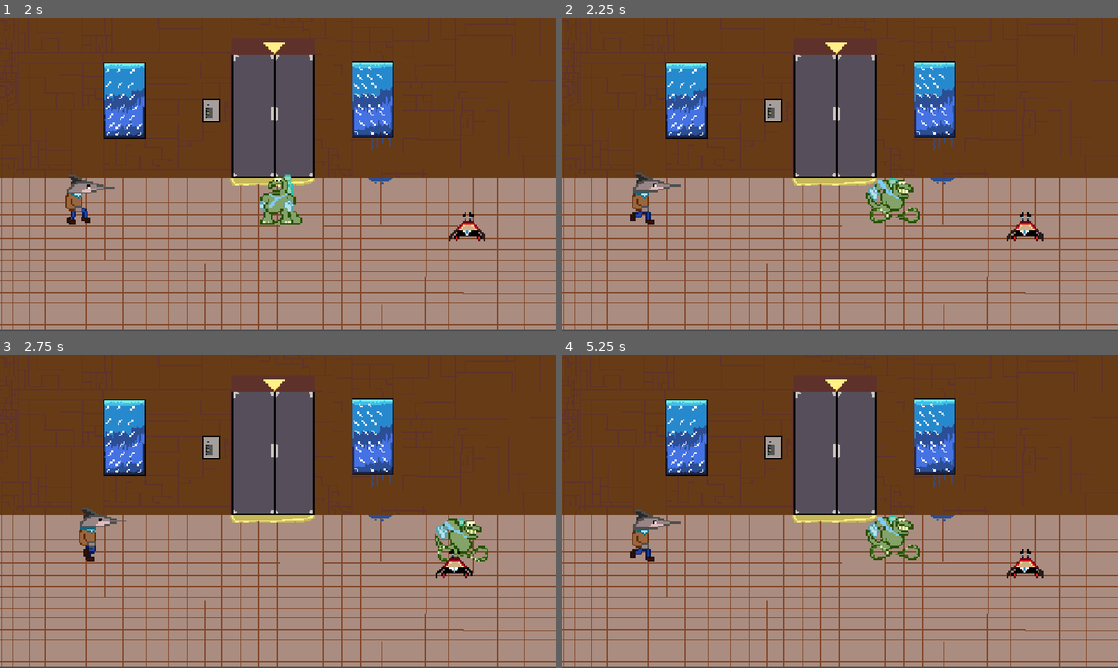
Above: before the commit, frames 1-4 (two rows, left to right).
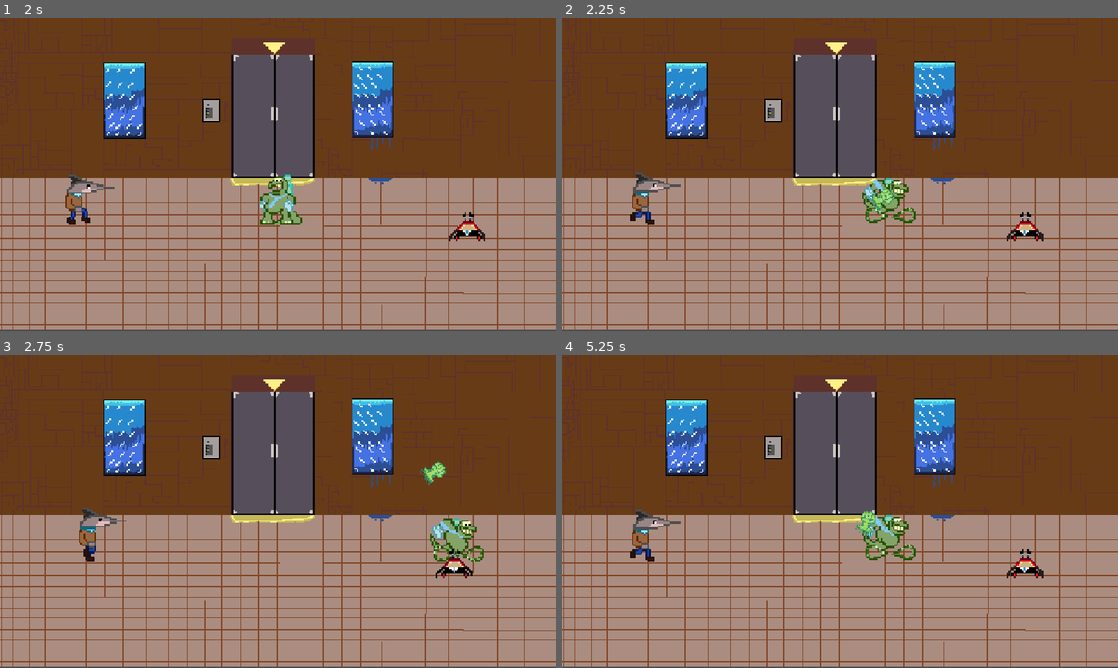
Above: after the commit, the same moments.

Repository: MikeyPerrozzi/Going-Down-
Game: Godot game, scene res://scenes/title screen.tscn
Same seed, same stepped clock (60 frames per second), same inputs: the game is played once before the commit and once after it.
Inputs (mouse positions are in pixels of both pictures, inside the frame that each line leads up to):
- Up to frame 1 (2 s): click "BEGIN" at 0.5 s; click "NEXT" at 1.25 s
- Up to frame 2 (2.25 s): move the mouse to (962, 158) at 2.02 s; hold D (move_right) from 2.03 s (still down); click (962, 158) at 2.1 s
- Up to frame 3 (2.75 s): keep holding D (move_right)
- Up to frame 4 (5.25 s): move the mouse to (728, 527) at 2.77 s; release D (move_right) at 2.78 s; hold S (move_down) 2.78-3.5 s; click (728, 527) at 2.85 s; click "BEGIN" at 3.5 s; click "NEXT" at 4.25 s; move the mouse to (895, 442) at 5.02 s; hold D (move_right) from 5.03 s (still down); click (895, 442) at 5.1 s

Frame 1 is identical in both runs. In frame 2, 0.9% of the frame differs, in the area x 54-65%, y 51-66%; in frame 3, 0.9%, in the area x 75-88%, y 34-66%; in frame 4, 0.9%.

Commit message:
added bullet

Diff:
--- a/going-down--/project.godot
+++ b/going-down--/project.godot
@@ -48,6 +48,11 @@
 , Object(InputEventKey,"resource_local_to_scene":false,"resource_name":"","device":-1,"window_id":0,"alt_pressed":false …(186 unchanged characters)…
 ]
 }
+shoot={
+"deadzone": 0.2,
+"events": [Object(InputEventMouseButton,"resource_local_to_scene":false,"resource_name":"","device":-1,"window_id":0,"alt_pressed":false,"shift_pressed":false,"ctrl_pressed":false,"meta_pressed":false,"button_mask":0,"position":Vector2(0, 0),"global_position":Vector2(0, 0),"factor":1.0,"button_index":1,"canceled":false,"pressed":false,"double_click":false,"script":null)
+]
+}
 
 [physics]
 
--- a/going-down--/projectile.gd
+++ b/going-down--/projectile.gd
@@ -2,11 +2,12 @@
 extends Area2D
 
 var direction
+@onready var fist_bullet: Sprite2D = $FistBullet
 
 signal projectileHit
 
 # stats
-var speed = 1
+var speed = 150
 var damage = 1
 
 static func create(direction) -> Projectile:
@@ -15,5 +16,8 @@
 	proj.direction = direction
 	return proj
 
+func _ready() -> void:
+	fist_bullet.rotation = Vector2.UP.angle_to(direction)
+
 func _process(delta: float) -> void:
-	pass
+	position += speed * direction * delta
--- a/going-down--/projectile.tscn
+++ b/going-down--/projectile.tscn
@@ -4,14 +4,17 @@
 [ext_resource type="Texture2D" uid="uid://b3n8e40oo57k7" path="res://assets/fistBullet.png" id="2_dgwo2"]
 
 [sub_resource type="RectangleShape2D" id="RectangleShape2D_saqji"]
-size = Vector2(28, 27)
+size = Vector2(11, 8.5)
 
 [node name="projectile" type="Area2D" unique_id=500803927]
 script = ExtResource("1_qxf0c")
 
 [node name="CollisionShape2D" type="CollisionShape2D" parent="." unique_id=1869069013]
+position = Vector2(0, -3)
 shape = SubResource("RectangleShape2D_saqji")
 
 [node name="FistBullet" type="Sprite2D" parent="." unique_id=690966561]
-position = Vector2(0, 2)
+position = Vector2(0, -3.0000002)
+rotation = 3.1413636
+scale = Vector2(0.46875, 0.5)
 texture = ExtResource("2_dgwo2")
--- a/going-down--/scripts/player.gd
+++ b/going-down--/scripts/player.gd
@@ -6,10 +6,15 @@
 const SPEED = 150.0
 const JUMP_VELOCITY = -350.0
 
-
+var direction_input := Vector2.ZERO
 
 # Reference to sprite
 @onready var animated_sprite: AnimatedSprite2D = $AnimatedSprite2D
+
+func _process(delta: float) -> void:
+	direction_input = Input.get_vector("move_left", "move_right","move_up","move_down").normalized()
+	if Input.is_action_just_pressed("shoot"):
+		create_proj()
 
 func _physics_process(delta: float) -> void:
 
@@ -37,14 +42,16 @@
 		velocity.x = move_toward(velocity.x, 0, SPEED)
 
 	#TEST
-	var direction2 = Input.get_vector("move_left", "move_right","move_up","move_down")
-	velocity = direction2 * SPEED
+
+	velocity = direction_input * SPEED
 
 	move_and_slide()
 
 
 func create_proj():
 	var bulletDirection = position.direction_to(get_global_mouse_position())
+
 	var bullet = Projectile.create(bulletDirection)
-	add_child(bullet)
+	get_parent().add_child(bullet)
 	bullet.position = position
+	print(position)
Not shown: 1 places in going-down--/scenes/title screen.tscn that only renumber resources
